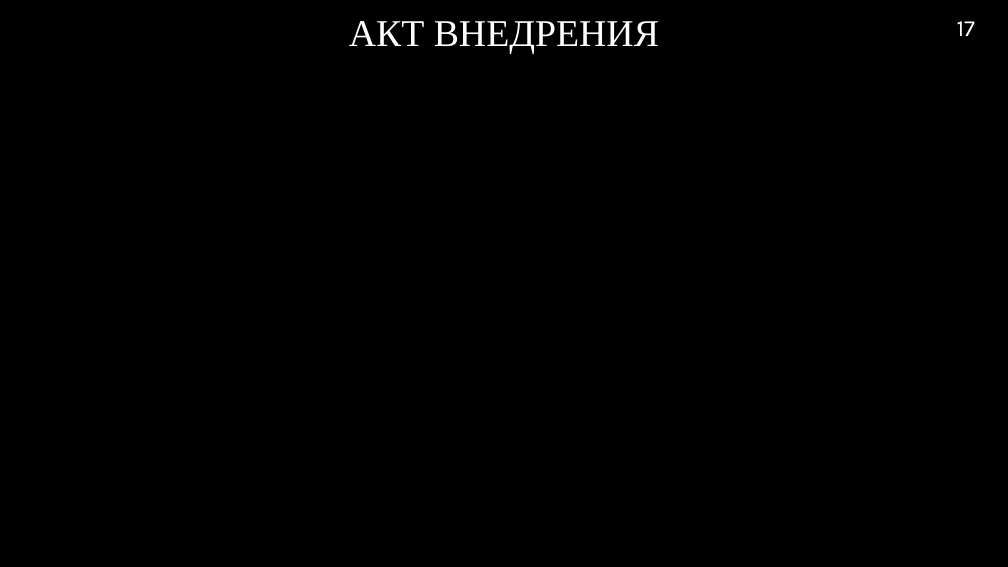
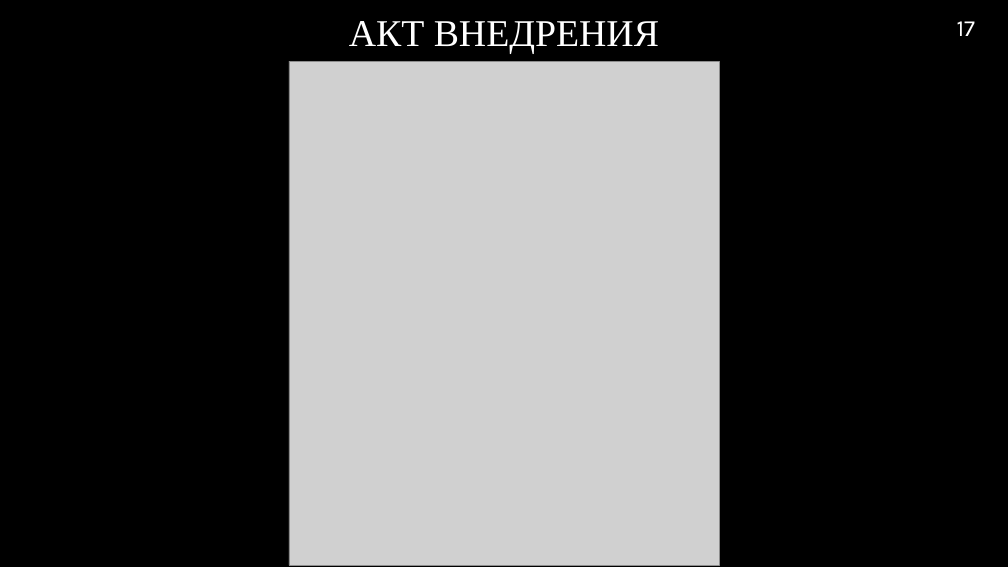
Before and after one commit to RAdKuzur/ASTU, a slide deck: slide 17 of Дипломная работа/Преддипломная Шуршев/Презентация преддиплом.pptx. Drawn at 1008x567 pixels with LibreOffice and Linux fonts; fonts in the diff are those of the drawing; grey boxes stand for pictures; background and template pictures are left out. Boxes give left, top, right and bottom in pixels: in the first picture for what was removed or moved away, otherwise in the second. Text is boxed around its words. In the diff, an @@ line names an element or a change of style, - is before the commit and + after.

```diff
--- a/Дипломная работа/Преддипломная Шуршев/Презентация преддиплом.pptx
+++ b/Дипломная работа/Преддипломная Шуршев/Презентация преддиплом.pptx
@@ picture added at (289, 61, 719, 566) @@
```
Also in this commit, not shown: 4 other files.
